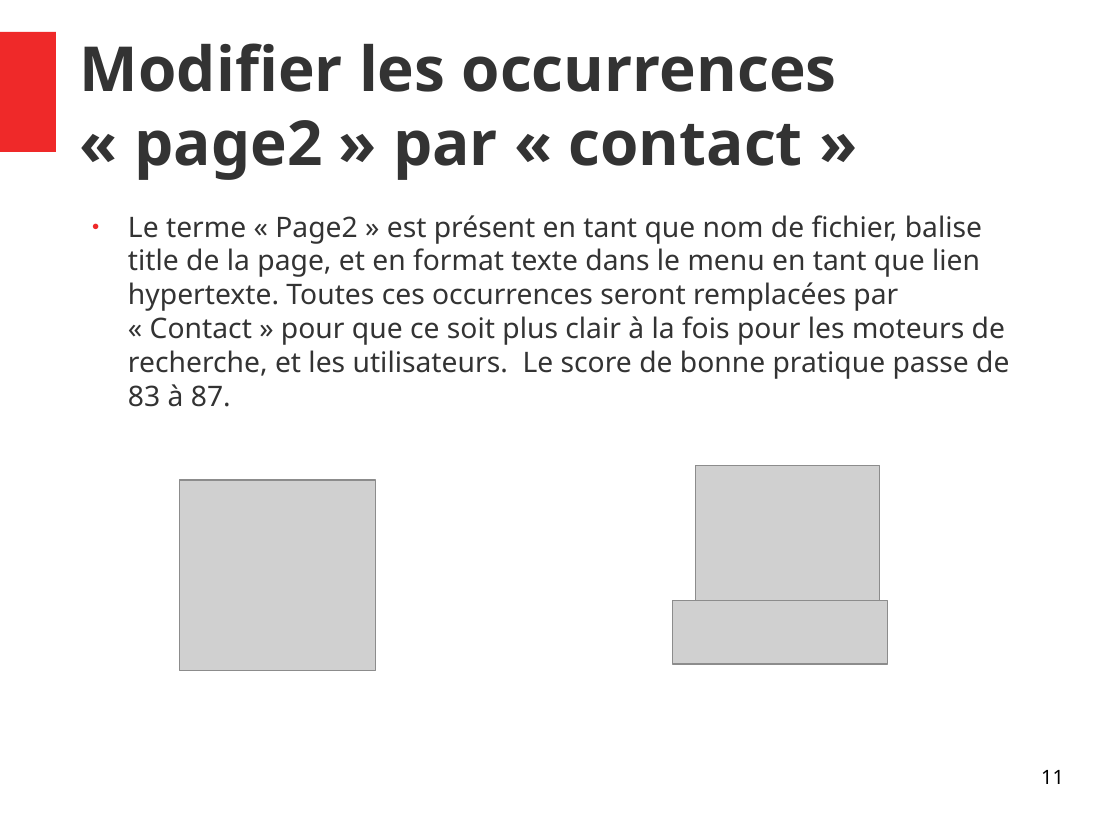
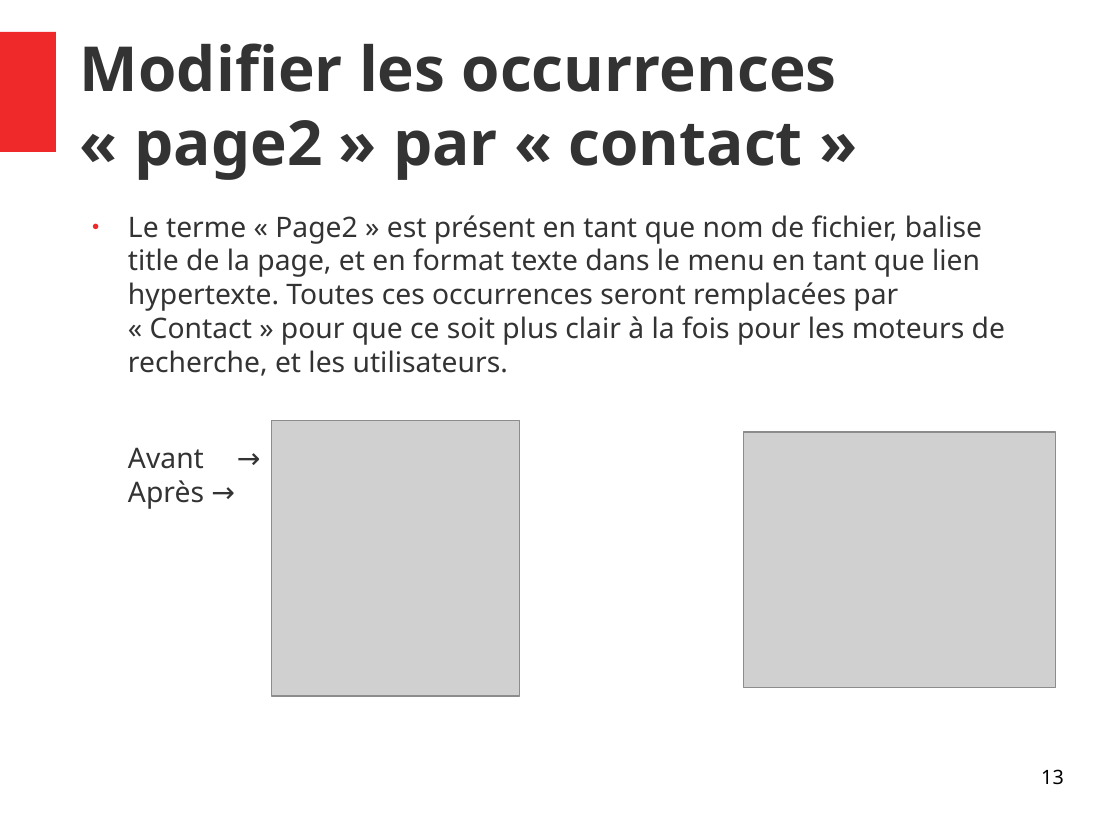
Before and after one commit to Doppler123/OPC_P4_La_Panthere, a slide deck: slide 13 of audit/Rapport.odp (slide 11 before the commit). Drawn at 1120x840 pixels with LibreOffice and Linux fonts; fonts in the diff are those of the drawing; grey boxes stand for pictures. Boxes give left, top, right and bottom in pixels: in the first picture for what was removed or moved away, otherwise in the second. Text is boxed around its words. In the diff, an @@ line names an element or a change of style, - is before the commit and + after.

```diff
--- a/audit/Rapport.odp
+++ b/audit/Rapport.odp
@@ text at (x1=128, y1=215, x2=1005, y2=509): text changed @@
-● Le terme « Page2 » est présent en tant que nom de fichier, balise title de la page, et en format texte dans le menu en tant que lien hypertexte. Toutes ces occurrences seront remplacées par « Contact » pour que ce soit plus clair à la fois pour les moteurs de recherche, et les utilisateurs. Le score de bonne pratique passe de 83 à 87.
+● Le terme « Page2 » est présent en tant que nom de fichier, balise title de la page, et en format texte dans le menu en tant que lien hypertexte. Toutes ces occurrences seront remplacées par « Contact » pour que ce soit plus clair à la fois pour les moteurs de recherche, et les utilisateurs.
+Avant → Après →
@@ picture resized from (x1=179, y1=480, x2=376, y2=670) to (x1=272, y1=421, x2=520, y2=696) @@
@@ picture resized from (x1=696, y1=465, x2=880, y2=624) to (x1=744, y1=432, x2=1056, y2=688) @@
@@ picture removed at (x1=673, y1=601, x2=888, y2=664) @@
@@ page number at (x1=1041, y1=769, x2=1064, y2=785): text changed @@
-11
+13
```
Also in this commit, not shown: 13 other slides changed, 3 slides added, 3 other files.
